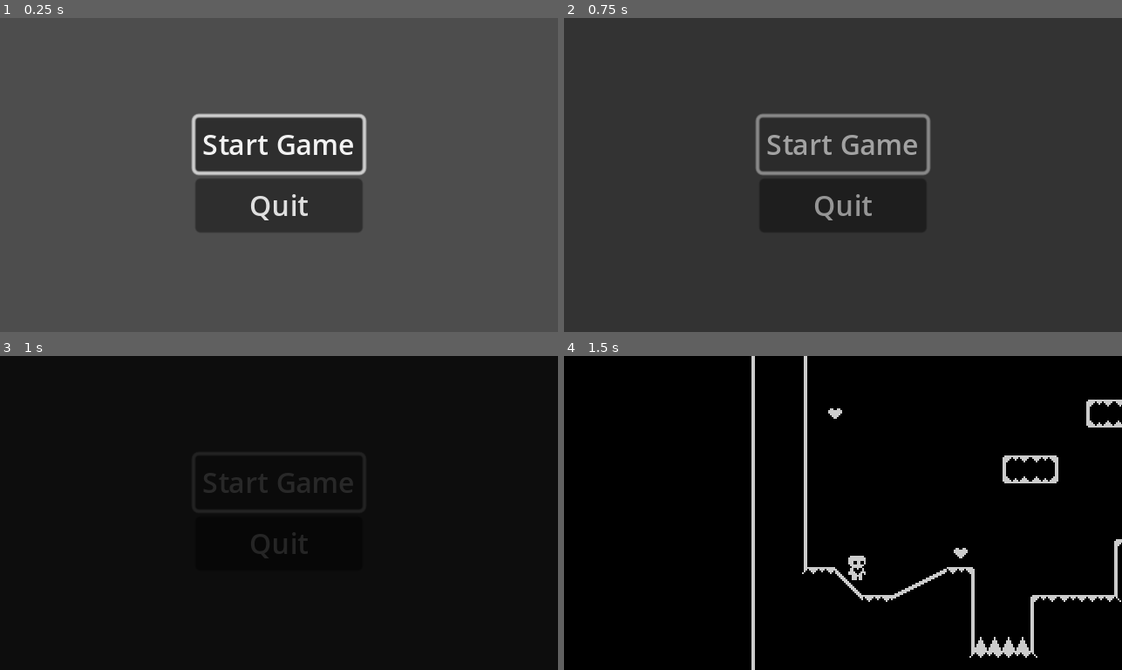
Above: before the commit, frames 1-4 (two rows, left to right).
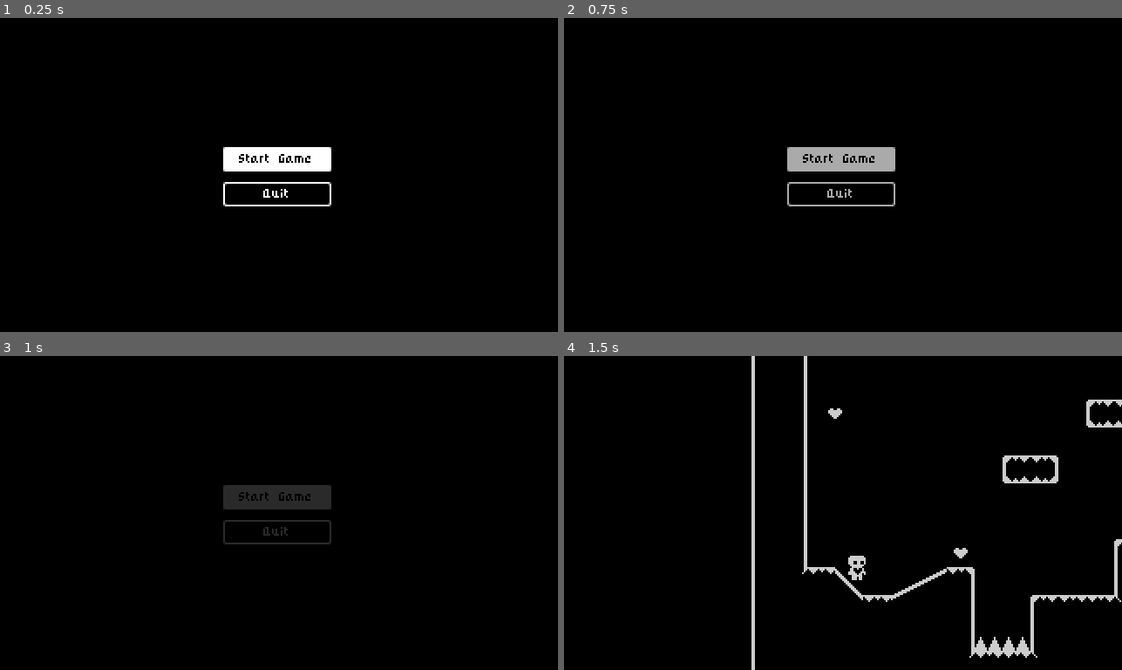
Above: after the commit, the same moments.

Repository: Jordla/HeartPlatformer-Godot-4-Tutorial
Game: Godot game, scene res://start_menu.tscn
Same seed, same stepped clock (60 frames per second), same inputs: the game is played once before the commit and once after it.
Inputs:
- Up to frame 1 (0.25 s): no input
- Up to frame 2 (0.75 s): click "Start Game" at 0.5 s
- Up to frame 3 (1 s): no input
- Up to frame 4 (1.5 s): hold Right (move_right) from 1.28 s (still down)

The runs differ from the first frame. In frame 1, 100% of the frame differs, in the area x 0-100%, y 0-100%; in frame 2, 100%; in frame 3, 3.0%; in frame 4, nothing differs.

Commit message:
Add UI theming to start menu, Improve level transi tion, Start and Finish Tutorial Video P11

Diff:
--- /dev/null
+++ b/black_9slice.tres
@@ -0,0 +1,10 @@
+[gd_resource type="StyleBoxTexture" load_steps=2 format=3 uid="uid://cminlcv2uhs6s"]
+
+[ext_resource type="Texture2D" uid="uid://c8luhdnibt8bk" path="res://black_9slice.png" id="1_my7c5"]
+
+[resource]
+texture = ExtResource("1_my7c5")
+texture_margin_left = 3.0
+texture_margin_top = 3.0
+texture_margin_right = 3.0
+texture_margin_bottom = 3.0
--- /dev/null
+++ b/default_theme.tres
@@ -0,0 +1,16 @@
+[gd_resource type="Theme" load_steps=3 format=3 uid="uid://bejhm3xer5rug"]
+
+[ext_resource type="StyleBox" uid="uid://e3lc40rqc2jf" path="res://white_9slice.tres" id="1_cpnq4"]
+[ext_resource type="StyleBox" uid="uid://cminlcv2uhs6s" path="res://black_9slice.tres" id="1_mpswo"]
+
+[resource]
+Button/colors/font_color = Color(1, 1, 1, 1)
+Button/colors/font_focus_color = Color(0, 0, 0, 1)
+Button/colors/font_hover_color = Color(0, 0, 0, 1)
+Button/colors/font_pressed_color = Color(1, 1, 1, 1)
+Button/font_sizes/font_size = 6
+Button/styles/focus = ExtResource("1_cpnq4")
+Button/styles/hover = ExtResource("1_cpnq4")
+Button/styles/normal = ExtResource("1_mpswo")
+Button/styles/pressed = ExtResource("1_mpswo")
+Label/font_sizes/font_size = 6
--- a/project.godot
+++ b/project.godot
@@ -27,6 +27,12 @@
 window/size/window_width_override=1280
 window/size/window_height_override=720
 window/stretch/mode="canvas_items"
+
+[gui]
+
+theme/custom="res://default_theme.tres"
+theme/custom_font="res://pixel_font.ttf"
+theme/default_font_subpixel_positioning=0
 
 [input]
 
--- a/start_menu.gd
+++ b/start_menu.gd
@@ -3,6 +3,7 @@
 @onready var quit_button = %QuitButton
 
 func _ready():
+	RenderingServer.set_default_clear_color(Color.BLACK) # Moved from World node to startmenu
 	start_game_button.grab_focus() # Sets the focus to the StartButton, can now navigate menu using arrow keys
 
 func _on_start_game_button_pressed():
--- a/start_menu.tscn
+++ b/start_menu.tscn
@@ -6,6 +6,10 @@
 anchors_preset = 15
 anchor_right = 1.0
 anchor_bottom = 1.0
+offset_left = -1.0
+offset_top = 1.0
+offset_right = -1.0
+offset_bottom = 1.0
 grow_horizontal = 2
 grow_vertical = 2
 script = ExtResource("1_wn8wl")
@@ -15,11 +19,13 @@
 
 [node name="StartGameButton" type="Button" parent="VBoxContainer"]
 unique_name_in_owner = true
+custom_minimum_size = Vector2(64, 16)
 layout_mode = 2
 text = "Start Game"
 
 [node name="QuitButton" type="Button" parent="VBoxContainer"]
 unique_name_in_owner = true
+custom_minimum_size = Vector2(64, 16)
 layout_mode = 2
 text = "Quit"
 
--- /dev/null
+++ b/white_9slice.tres
@@ -0,0 +1,10 @@
+[gd_resource type="StyleBoxTexture" load_steps=2 format=3 uid="uid://e3lc40rqc2jf"]
+
+[ext_resource type="Texture2D" uid="uid://r0j08ji0v0kf" path="res://white_9slice.png" id="1_ir83u"]
+
+[resource]
+texture = ExtResource("1_ir83u")
+texture_margin_left = 2.0
+texture_margin_top = 2.0
+texture_margin_right = 2.0
+texture_margin_bottom = 2.0
--- a/world.gd
+++ b/world.gd
@@ -11,14 +11,14 @@
 
 func _ready():
 	# level_completed.hide()
-	RenderingServer.set_default_clear_color(Color.BLACK)
 	# polygon_2d.polygon = collision_polygon_2d.polygon # Set the empty list of polygons to be the list of polygon from the collison node
 	Events.level_completed.connect(show_level_completed) # Don't put show_level_completed() as we don't want to call the func only connect it
 
 func show_level_completed():
 	level_completed.show()
+	get_tree().paused = true # Upon level completion pause the game
+	await get_tree().create_timer(1, 0).timeout # Wait for 1 second timer to be created and then timeout before executing next line of code
 	if not next_level is PackedScene: return # Exit clause, What is not next_level? (!PackedScene)?, Exits if PackedScene returns null
-	get_tree().paused = true # Upon level completion pause the game
 	await LevelTransition.fade_to_black() # await here is waiting for function to finish, await in the function is waiting for animation to finish
 	get_tree().paused = false	# Unpause
 	get_tree().change_scene_to_packed(next_level) # How does it know what the next PackedScene is?
Binary file added: black_9slice.png
Not shown, added: black_9slice.png.import
Binary file added: pixel_font.ttf
Not shown, added: pixel_font.ttf.import
Binary file added: white_9slice.png
Not shown, added: white_9slice.png.import
